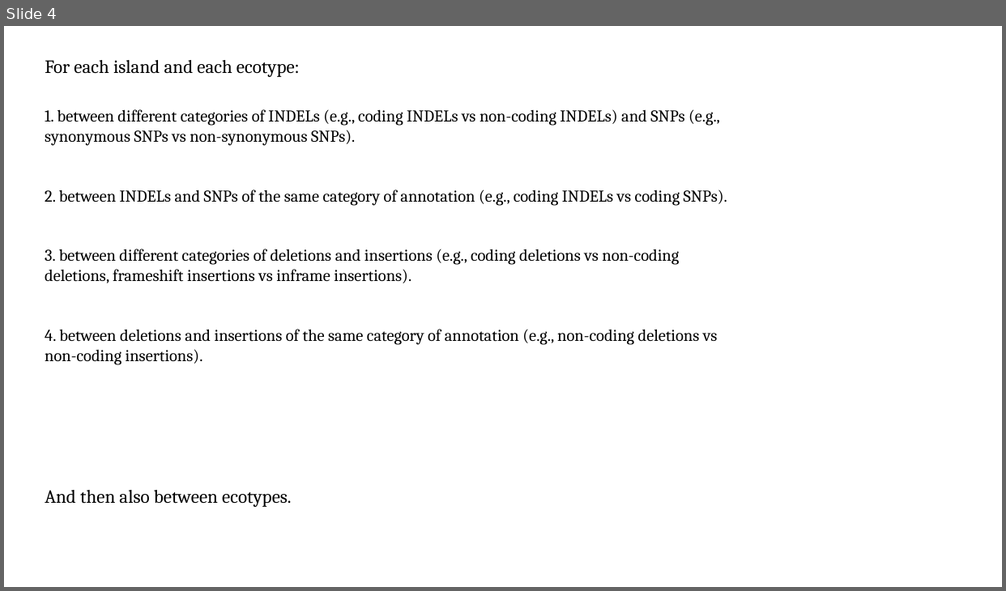
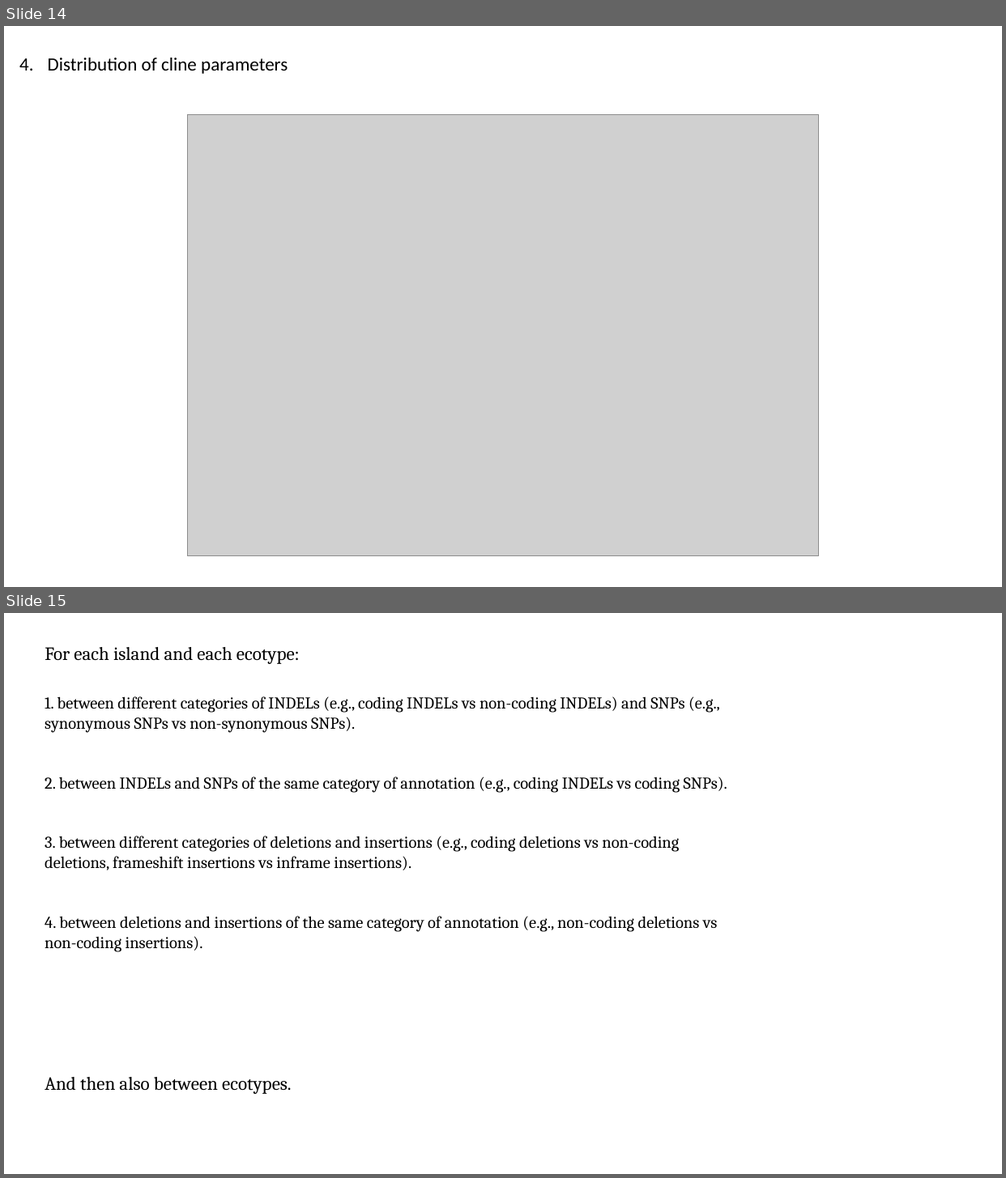
Before and after one commit to sam0per/Littorina_saxatilis_short_variants, a slide deck: short_genetic_variants/docs/short_indels_v05.pptx. Shown one above the other, each under a label of ours: slide 4 before the commit, slides 14 and 15 after it. The pictures are 1006x591 and 1006x1178 pixels, drawn with LibreOffice and Linux fonts; fonts in the diff are those of the drawing; grey boxes stand for pictures. Boxes give left, top, right and bottom in pixels: in the first picture for what was removed or moved away, otherwise in the second. Text is boxed around its words. In the diff, an @@ line names an element or a change of style, - is before the commit and + after.

```diff
--- a/short_genetic_variants/docs/short_indels_v05.pptx
+++ b/short_genetic_variants/docs/short_indels_v05.pptx
@@ slide 14 added at (4, 26, 1002, 587), background #FFFFFF @@
@@ text added at (48, 58, 288, 74), 18 pt, text #000000 @@
+4. Distribution of cline parameters
@@ picture added at (187, 114, 819, 557) @@
@@ what was slide 4 is now slide 15 @@
```
Also in this commit, not shown: 2 slides changed, 10 other slides added, 13 slides removed, 8 other files.
